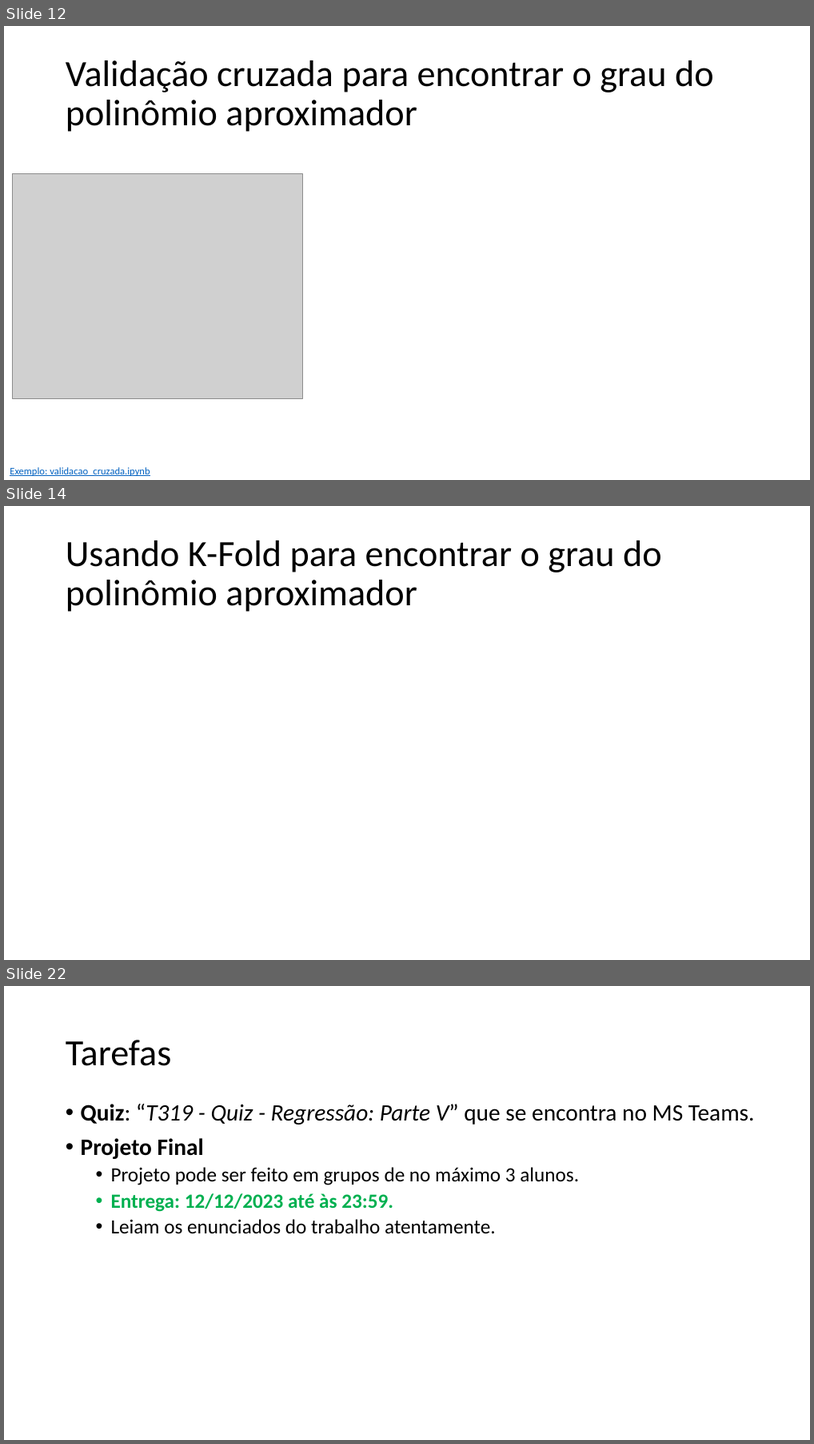
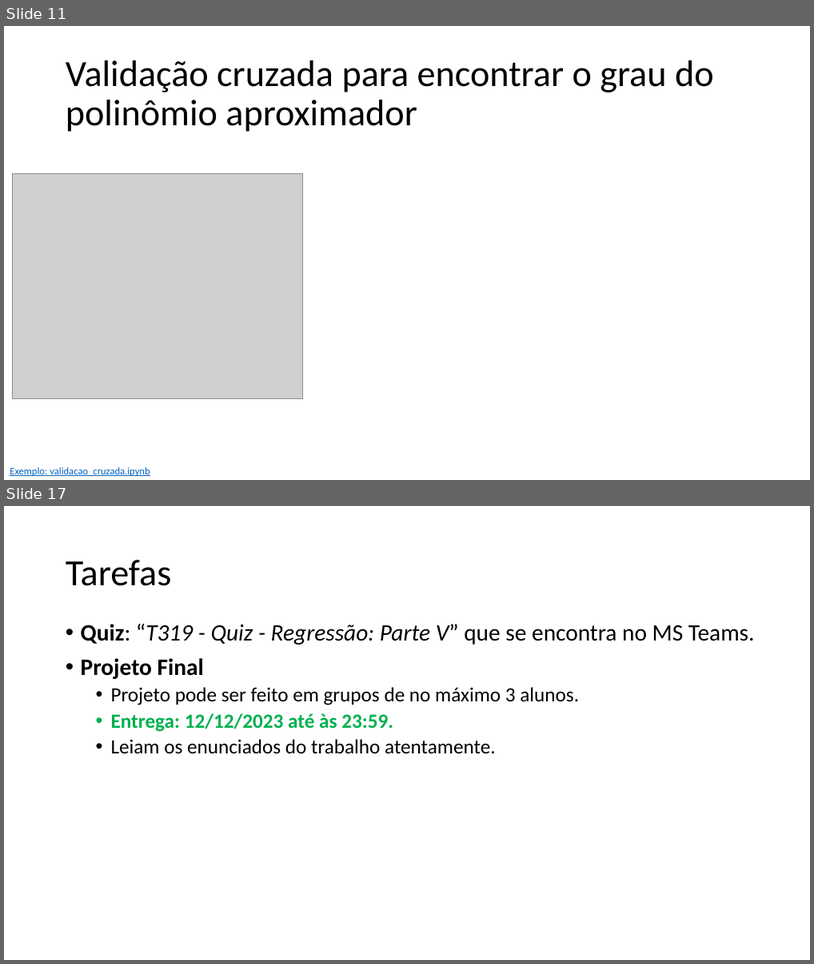
Before and after one commit to zz4fap/t319_aprendizado_de_maquina, a slide deck: slides/T319_Regressão_Linear (Parte V).pptx. Shown one above the other, each under a label of ours: slides 12, 14 and 22 before the commit, slides 11 and 17 after it; the slides between them are not shown. The pictures are 814x1444 and 814x964 pixels, drawn with LibreOffice and Linux fonts; fonts in the diff are those of the drawing; grey boxes stand for pictures. Boxes give left, top, right and bottom in pixels: in the first picture for what was removed or moved away, otherwise in the second. Text is boxed around its words. In the diff, an @@ line names an element or a change of style, - is before the commit and + after.

```diff
--- a/slides/T319_Regressão_Linear (Parte V).pptx
+++ b/slides/T319_Regressão_Linear (Parte V).pptx
@@ slide 14 removed at (x1=4, y1=506, x2=810, y2=960), background #FFFFFF @@
@@ title removed at (x1=66, y1=540, x2=662, y2=612) @@
-Usando K-Fold para encontrar o grau do polinômio aproximador
@@ what was slide 12 is now slide 11 @@
@@ what was slide 22 is now slide 17 @@
```
Also in this commit, not shown: 2 slides changed, 4 slides added, 8 other slides removed, 1 other file.
